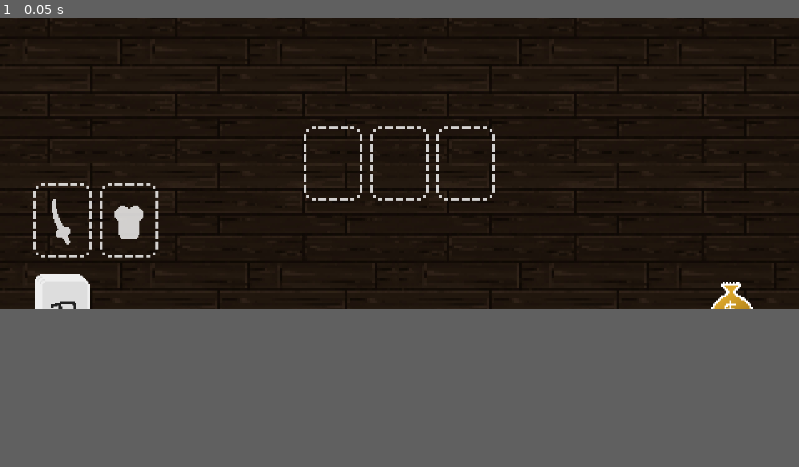
Above: before the commit, frame 1.
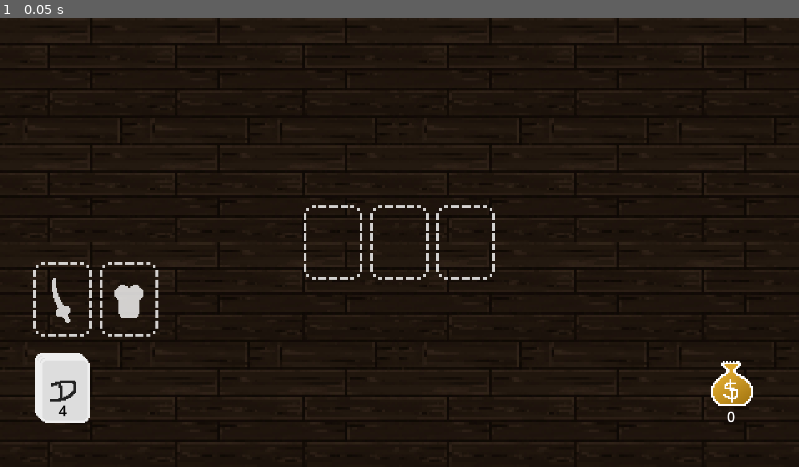
Above: after the commit, the same moment.

Repository: jotadestruicoes/balatro2
Game: Godot game, scene res://misc/else/main_scene.tscn
Two runs of this game, one before a commit and one after it. Both use one fixed random seed, a clock stepped at 60 frames per second and the inputs below.
Inputs:
- Up to frame 1 (0.05 s): no input
In our replay, the window is 799x291 before the commit and 799x449 after it. These sizes can differ from the game's own. Grey fills any space a smaller window leaves; there, only what the larger window draws over its background counts as a difference.

The runs differ from the first frame. In frame 1, 5.2% of the frame differs, in the area x 0-100%, y 2-91%.

Commit message:
Bug fix - Can't drag card, random
Slot types restrictions on cards temporarily disabled in this commit; Fixed a bug in the input_manager.gd that was not searching for the card when clicked on top on. Was colliding with the card slot area, resulting in random bugs of "being able to drag card" and the card being stuck in place. yay

Diff:
--- a/misc/card/Card.gd
+++ b/misc/card/Card.gd
@@ -6,6 +6,7 @@
 var card_type
 var card_tier
 var hand_original_pos
+var current_slot = null
 
 var resource: Resource
 @onready var deck: Node2D = $"../../Deck"
--- a/misc/else/card_manager.gd
+++ b/misc/else/card_manager.gd
@@ -22,53 +22,59 @@
 
 func start_drag(card):
 	#print(card_slot_found.card_in_slot)
-
+	print("START DRAG CALLED:")
 	card_being_dragged = card
 	card.scale = Vector2(1,1)
 
 func finish_drag():
 	card_being_dragged.scale = Vector2(1.05, 1.05)
 	var card_slot_found = raycast_check_for_card_slot()
+	var slot_of_card = card_being_dragged.current_slot
 
-	if card_slot_found and not card_slot_found.card_in_slot and card_slot_found.card_type_allowed.find(card_being_dragged.card_type) != -1:
-		player_hand.remove_card_from_hand(card_being_dragged)
-		card_being_dragged.position = card_slot_found.position
-		#card_being_dragged.get_node("Area2D/CollisionShape2D").disabled = true
-		card_slot_found.card_in_slot = true
-		#print(card_slot_found.card_in_slot)
-	else:
-		player_hand.add_card_to_hand(card_being_dragged)
+	if card_slot_found: #achou um slot
+		#print("Slot found")
+		if card_slot_found == slot_of_card: #é o mesmo da carta
+			player_hand.remove_card_from_hand(card_being_dragged)
+			card_being_dragged.position = card_slot_found.position #COLOCA
+			card_slot_found.card_in_slot = true
+			card_being_dragged.current_slot = card_slot_found
+			#print("same slot \n ---------")
+		else: #é outro slot
+			player_hand.remove_card_from_hand(card_being_dragged)
+			card_being_dragged.position = card_slot_found.position #COLOCA
+
+			if card_being_dragged.current_slot != null:
+				card_being_dragged.current_slot.card_in_slot = false #libera o slot antigo
+
+			card_slot_found.card_in_slot = true
+			card_being_dragged.current_slot = card_slot_found #armazena novo slot
+			#print("new slot \n ---------")
+	else: #nao achou um slot
+		player_hand.add_card_to_hand(card_being_dragged) #card volta pra mao
+		#print("Slot not found")
+
+		if card_being_dragged.current_slot != null: #se tinha algum slot armazenado
+			card_being_dragged.current_slot.card_in_slot = false #libera o slot antigo
+			card_being_dragged.current_slot = null #limpa o armazenamento
+#
+	#if card_slot_found and not card_slot_found.card_in_slot and card_slot_found.card_type_allowed.find(card_being_dragged.card_type) != -1:
+		#player_hand.remove_card_from_hand(card_being_dragged)
+		#card_being_dragged.position = card_slot_found.position
+		#card_slot_found.card_in_slot = true
+		#card_being_dragged.current_slot = card_slot_found
+		#print(card_being_dragged.current_slot)
+	#else:
+		#player_hand.add_card_to_hand(card_being_dragged)
 
 	card_being_dragged = null
-
-#func finish_drag():
-	#var card_slot_found = raycast_check_for_card_slot()
-	#var slot_of_card = card_being_dragged.current_slot  # você precisa armazenar
-	#
-	#if card_slot_found and card_slot_found != slot_of_card:
-		#if card_slot_found.card_in_slot:
-			#return  # slot ocupado → não solta aqui
-#
-	## liberar o slot antigo
-	#if slot_of_card:
-		#slot_of_card.card_in_slot = false
-#
-	## tentar novo slot
-	#if card_slot_found and not card_slot_found.card_in_slot:
-		#player_hand.remove_card_from_hand(card_being_dragged)
-		#card_being_dragged.position = card_slot_found.position
-		##card_being_dragged.get_node("Area2D/CollisionShape2D").disabled = true
-		#card_slot_found.card_in_slot = true
-		##print(card_slot_found.card_in_slot)
-	#else:
-		#player_hand.add_card_to_hand(card_being_dragged)
-		## voltar pra mão
 
 func connect_card_signals(card):
 	card.connect("hovered", on_hovered_over_card)
 	card.connect("hovered_off", on_hovered_off_card)
 
 func on_left_click_released():
+	var card_under_mouse = raycast_check_for_card()
+	print("[TESTE 2] Carta sob mouse ao soltar:", card_under_mouse)
 	if card_being_dragged:
 		finish_drag()
 
@@ -78,6 +84,7 @@
 		highlight_card(card, true)
 
 func on_hovered_off_card(card):
+	#print("what card is being dragged?", card_being_dragged)
 	if !card_being_dragged:
 		highlight_card(card, false)
 		var new_card_hovered = raycast_check_for_card()
@@ -102,6 +109,7 @@
 	parameters.collision_mask = COLLISION_MASK_CARD_SLOT
 	var result = space_state.intersect_point(parameters)
 	if result.size() > 0:
+		#print(result[0].collider.get_parent())
 		return result[0].collider.get_parent()
 		#return get_card_with_highest_z_index(result)
 	return null
@@ -115,6 +123,7 @@
 	var result = space_state.intersect_point(parameters)
 	if result.size() > 0:
 		#return result[0].collider.get_parent()
+		#print("card with high z:" , get_card_with_highest_z_index(result))
 		return get_card_with_highest_z_index(result)
 	return null
 
--- a/misc/else/deck.gd
+++ b/misc/else/deck.gd
@@ -9,7 +9,7 @@
 
 # Called when the node enters the scene tree for the first time.
 func _ready() -> void:
-	player_deck.shuffle()
+	#player_deck.shuffle()
 	$RichTextLabel.text = str(player_deck.size())
 
 # Called every frame. 'delta' is the elapsed time since the previous frame.
--- a/misc/else/input_manager.gd
+++ b/misc/else/input_manager.gd
@@ -23,14 +23,40 @@
 	var parameters = PhysicsPointQueryParameters2D.new()
 	parameters.position = get_global_mouse_position()
 	parameters.collide_with_areas = true
-	var result = space_state.intersect_point(parameters)
-	if result.size() > 0:
-		var result_collision_mask = result[0].collider.collision_mask
-		if result_collision_mask == COLLISION_MASK_CARD:
-			#deck clicked
-			var card_found = result[0].collider.get_parent()
+
+	var results = space_state.intersect_point(parameters)
+	if results.is_empty():
+		return
+
+	for r in results:
+		var collider = r.collider
+		var layer = collider.collision_layer
+
+		if layer == COLLISION_MASK_CARD:
+			var card_found = collider.get_parent()
 			if card_found:
 				card_manager.start_drag(card_found)
-		elif result_collision_mask == COLLISION_MASK_DECK:
-			#deck clicked
+			return  # já encontrou uma carta, não precisa continuar
+
+		elif layer == COLLISION_MASK_DECK:
 			deck.draw_card()
+			return  # já encontrou o deck, não precisa continuar
+
+
+#func raycast_at_cursor():
+	#var space_state = get_world_2d().direct_space_state
+	#var parameters = PhysicsPointQueryParameters2D.new()
+	#parameters.position = get_global_mouse_position()
+	#parameters.collide_with_areas = true
+	#var result = space_state.intersect_point(parameters)
+	#if result.size() > 0:
+		#print(result)
+		#var result_collision_mask = result[0].collider.collision_mask
+		#if result_collision_mask == COLLISION_MASK_CARD:
+			##deck clicked
+			#var card_found = result[0].collider.get_parent()
+			#if card_found:
+				#card_manager.start_drag(card_found)
+		#elif result_collision_mask == COLLISION_MASK_DECK:
+			##deck clicked
+			#deck.draw_card()
--- a/project.godot
+++ b/project.godot
@@ -18,7 +18,7 @@
 [display]
 
 window/size/viewport_width=1920
-window/size/viewport_height=700
+window/size/viewport_height=1080
 
 [gui]
 
